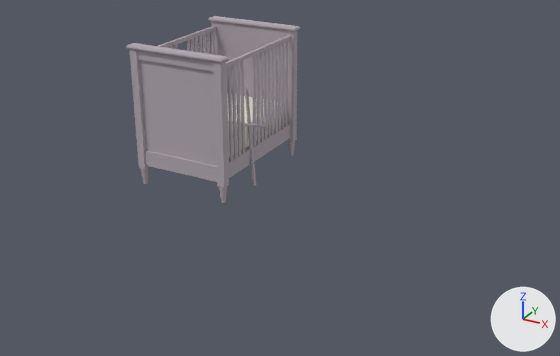
Two versions of the Blender file Assets/models/house/floor02/bedroom_e/bedroom_e_furniture.blend, one commit apart.
Camera for both pictures: a 50 mm lens placed at (5.46, -8.35, 4.1), pointed at (1.69, -1.48, 0.67). Every picture has the same lights, and +X, +Y and +Z are marked at lower right.

Names of what the first picture shows: 'base.001', 'headboard', 'headboard_legs', 'headboard_top_trim', 'rails', 'rails_top_trim'.
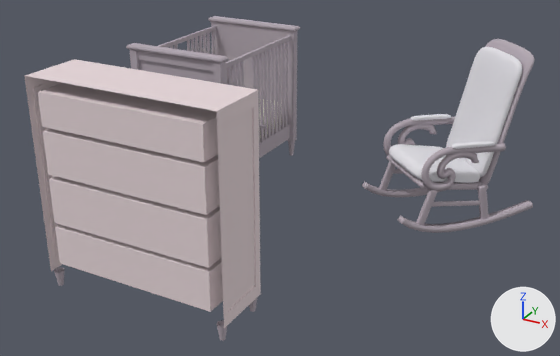
Location of each change, (x1, y1, x2, y2) in pixels of the pictures (560 x 356 px):
'shelves_body', shown
    after: (25, 59, 261, 328)
'cushion_back', shown
    after: (446, 47, 522, 177)
'arms', shown
    after: (383, 117, 506, 191)
'cushion_bottom', shown
    after: (389, 144, 480, 183)
'feet', shown
    after: (362, 181, 533, 233)
'frame_back', shown
    after: (479, 39, 535, 185)
'legs', shown
    after: (379, 161, 488, 226)
'frame_bottom', shown
    after: (386, 155, 488, 190)
'cushion_arms', shown
    after: (410, 114, 495, 149)
'shelves_feet', shown
    after: (54, 268, 258, 341)
'headboard', unchanged, covered by the edit
    before: (137, 22, 287, 182)
    after: (137, 22, 287, 124)

Diff of the bpy script that builds the scene:
```diff
--- a/Assets/models/house/floor02/bedroom_e/bedroom_e_furniture.blend.py
+++ b/Assets/models/house/floor02/bedroom_e/bedroom_e_furniture.blend.py
@@ ob_cushion_arms @@
 ob_cushion_arms.scale = (0.0786, 0.252, 0.0281)
-ob_cushion_arms.hide_set(True)  # its collection is switched off
@@ ob_legs @@
 _m = ob_legs.modifiers.new('Subsurf', 'SUBSURF')
-ob_legs.hide_set(True)  # its collection is switched off
@@ ob_feet @@
 ob_feet.scale = (0.626, 0.688, 0.725)
-ob_feet.hide_set(True)  # its collection is switched off
@@ ob_arms @@
 ob_arms.scale = (0.795, 0.769, 0.769)
-ob_arms.hide_set(True)  # its collection is switched off
@@ ob_frame_back @@
 _m = ob_frame_back.modifiers.new('Subsurf', 'SUBSURF')
 _m.levels = 2
-ob_frame_back.hide_set(True)  # its collection is switched off
@@ ob_frame_bottom @@
 _m = ob_frame_bottom.modifiers.new('Subsurf', 'SUBSURF')
-ob_frame_bottom.hide_set(True)  # its collection is switched off
@@ ob_cushion_back @@
 ob_cushion_back.location = (1.405, 0.732, 1.175)
-ob_cushion_back.hide_set(True)  # its collection is switched off
@@ ob_cushion_bottom @@
 ob_cushion_bottom.location = (1.405, 0.242, 0.565)
-ob_cushion_bottom.hide_set(True)  # its collection is switched off
@@ ob_shelves_body @@
 ob_shelves_body.location = (2.435, -3.268, 1.166)
-ob_shelves_body.hide_set(True)  # its collection is switched off
@@ ob_shelves_feet @@
 _m = ob_shelves_feet.modifiers.new('Mirror', 'MIRROR')
 _m.use_axis = (True, True, False)
-ob_shelves_feet.hide_set(True)  # its collection is switched off
```
